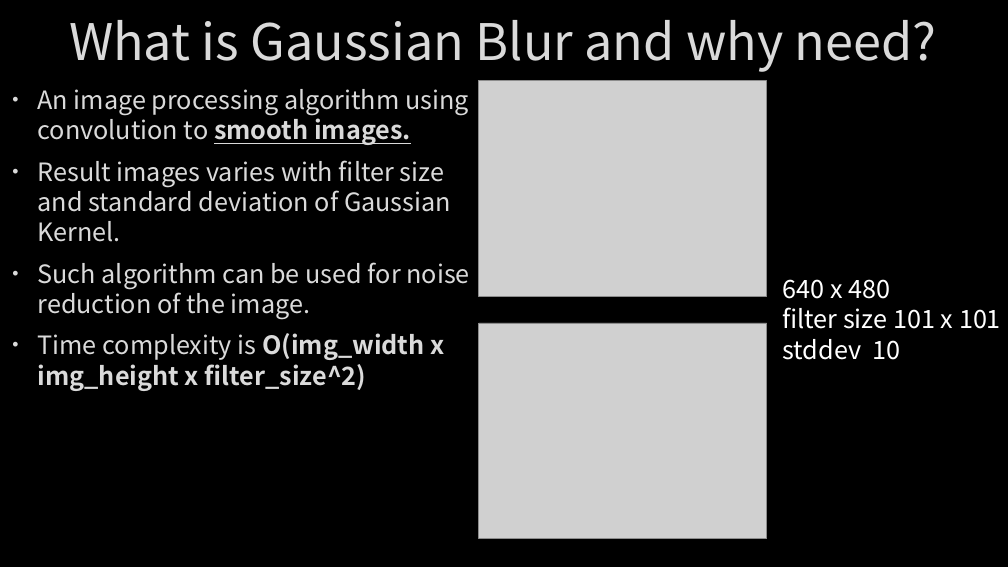
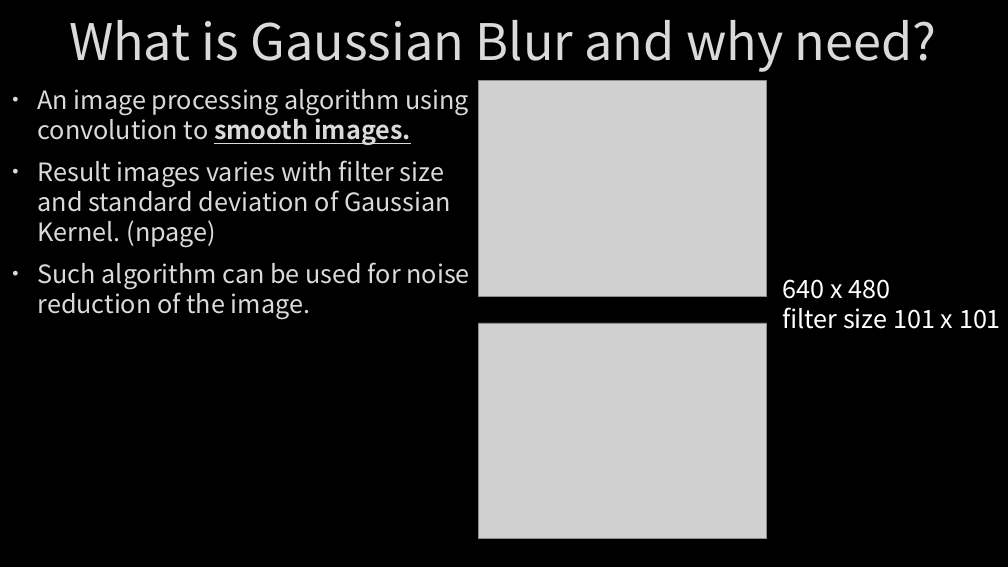
Before and after one commit to Alfons0329/Parallel_Programming_Fall_2018, a slide deck: slide 3 of Final Project/Report.pptx. Drawn at 1008x567 pixels with LibreOffice and Linux fonts; fonts in the diff are those of the drawing; grey boxes stand for pictures; background and template pictures are left out. Boxes give left, top, right and bottom in pixels: in the first picture for what was removed or moved away, otherwise in the second. Text is boxed around its words. In the diff, an @@ line names an element or a change of style, - is before the commit and + after.

```diff
--- a/Final Project/Report.pptx
+++ b/Final Project/Report.pptx
@@ text at (38,160,451,248): text changed @@
-• Result images varies with filter size and standard deviation of Gaussian Kernel.
+• Result images varies with filter size and standard deviation of Gaussian Kernel. (npage)
@@ text at (38,333,444,391): paragraph removed @@
-• Time complexity is O(img_width x img_height x filter_size^2)
@@ text at (782,339,901,360): paragraph removed @@
-stddev 10
```
Also in this commit, not shown: 6 other slides changed, 2 slides added.
